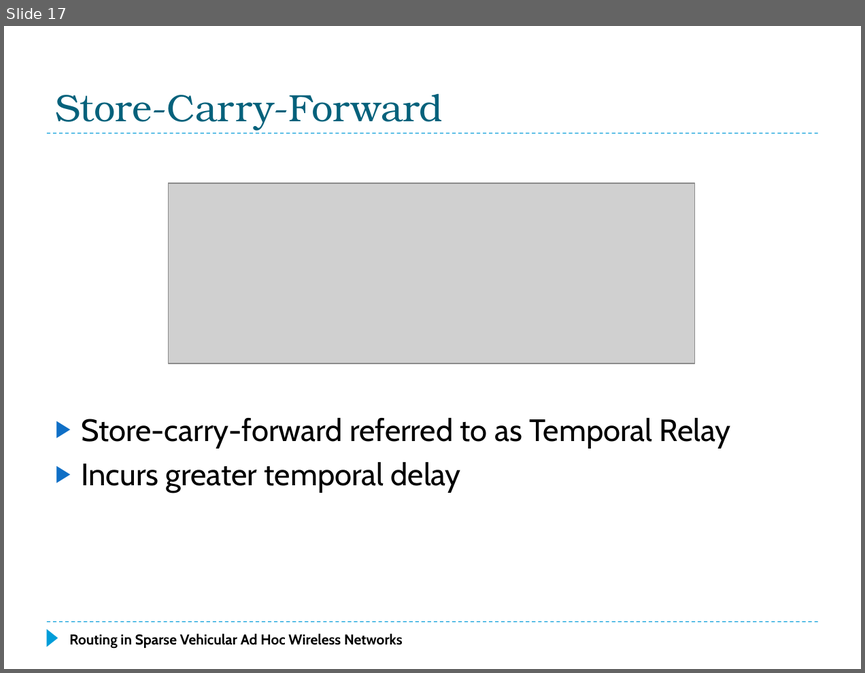
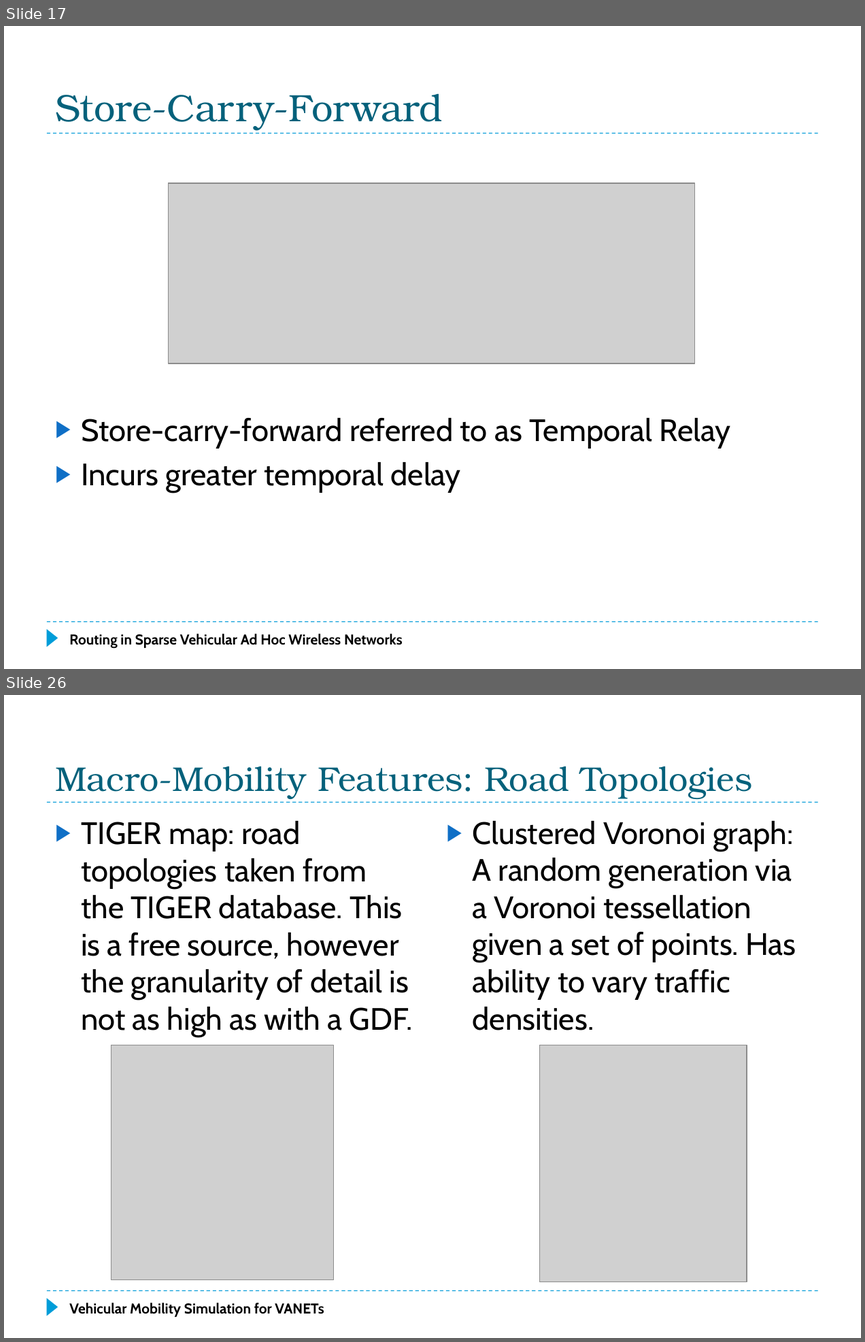
Before and after one commit to f33losopher/EEMaster_VANET, a slide deck: VANET_Felix.pptx. Shown one above the other, each under a label of ours: slide 17 before the commit, slides 17 and 26 after it; the slides between them are not shown. The pictures are 865x673 and 865x1342 pixels, drawn with LibreOffice and Linux fonts; fonts in the diff are those of the drawing; grey boxes stand for pictures. Boxes give left, top, right and bottom in pixels: in the first picture for what was removed or moved away, otherwise in the second. Text is boxed around its words. In the diff, an @@ line names an element or a change of style, - is before the commit and + after.

```diff
--- a/VANET_Felix.pptx
+++ b/VANET_Felix.pptx
@@ slide 26 added at (4, 695, 861, 1338), background #FFFFFF; not listed: 3 template elements that a slide beside it also shows @@
@@ title added at (55, 766, 753, 798), 28.8 pt, text #04617B @@
+Macro-Mobility Features: Road Topologies
@@ text added at (81, 821, 413, 1037), 26 pt, text #000000 @@
+▶ TIGER map: road topologies taken from the TIGER database. This is a free source, however the granularity of detail is not as high as with a GDF.
@@ text added at (472, 821, 796, 1030), 26 pt, text #000000 @@
+▶ Clustered Voronoi graph: A random generation via a Voronoi tessellation given a set of points. Has ability to vary traffic densities.
@@ picture added at (111, 1045, 333, 1279) @@
@@ picture added at (540, 1045, 747, 1281) @@
@@ text added at (69, 1302, 324, 1317), 12 pt, text #000000, bold @@
+Vehicular Mobility Simulation for VANETs
```
Also in this commit, not shown: 1 slide changed, 10 other slides added, 7 slides removed, 1 other file.
